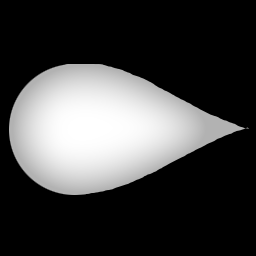
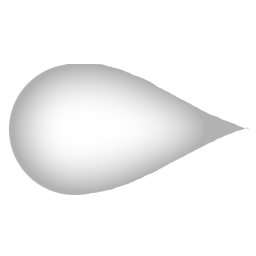
Layered file, before and after one edit (256x256). Changes by layer:
hid "Layer 1" over (0, 0, 256, 256)
